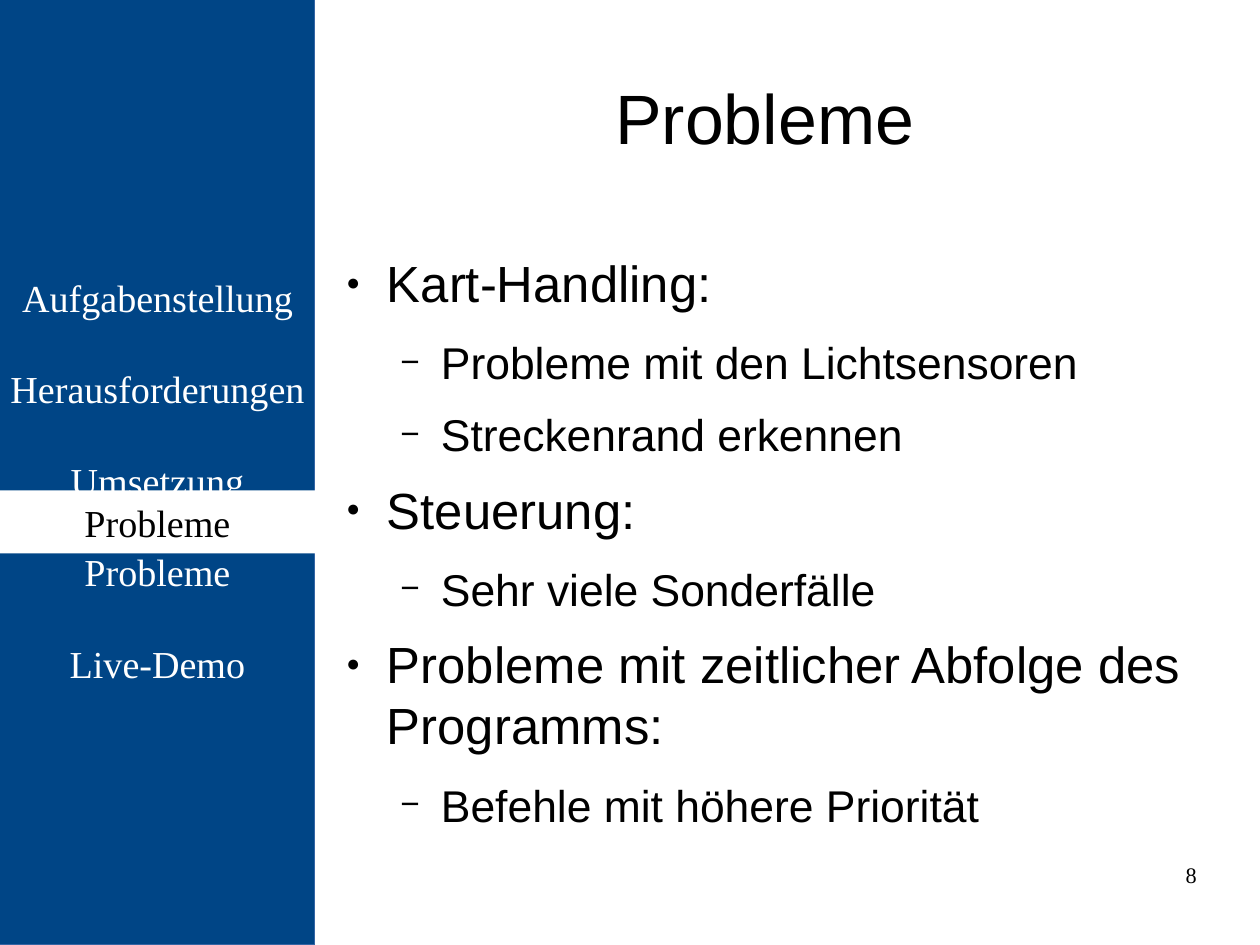
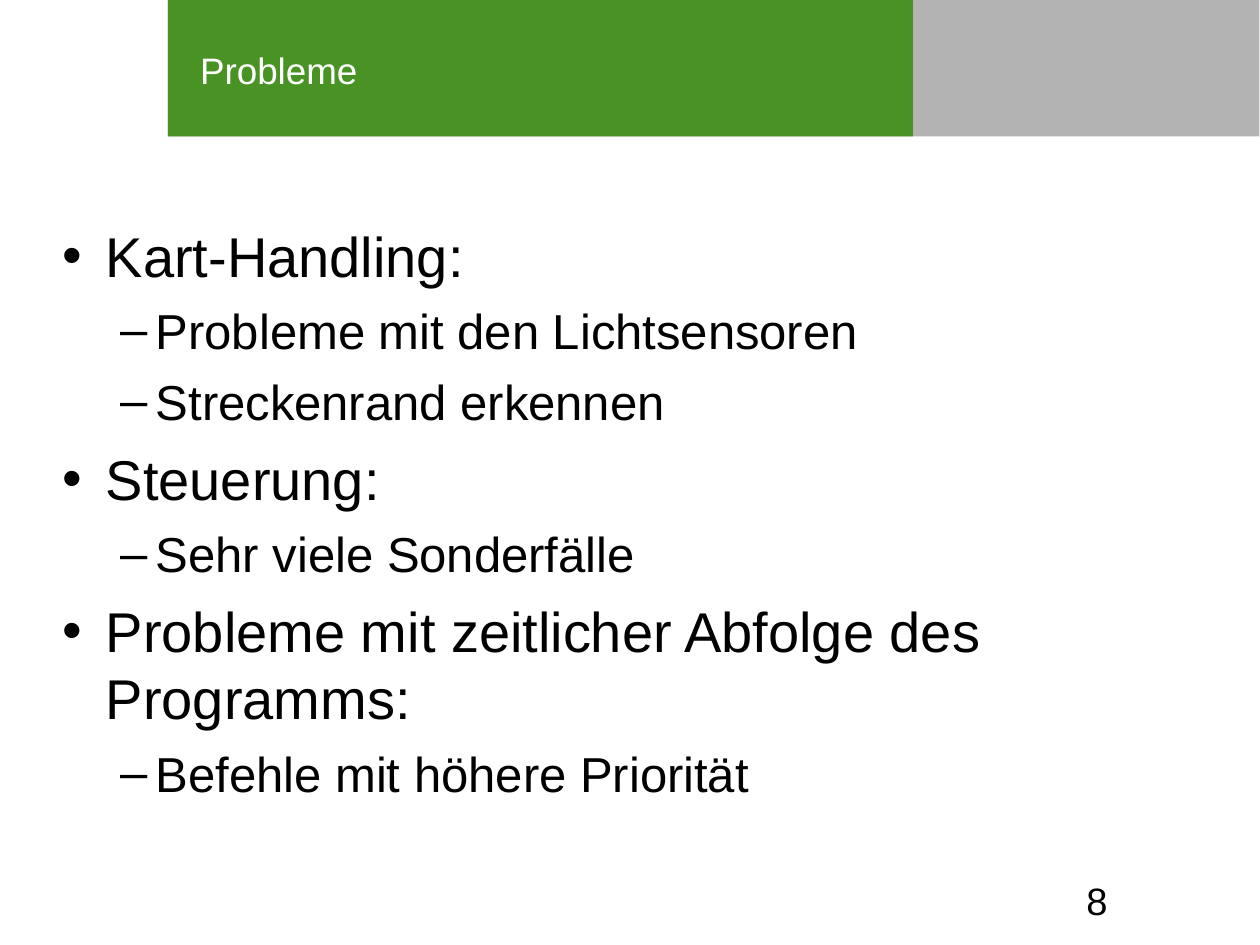
Before and after one commit to kapsl/embedded, a slide deck: slide 8 of Abschlusspräsentation/Abschlusspräsentation.odp. Drawn at 1260x945 pixels with LibreOffice and Linux fonts; fonts in the diff are those of the drawing; background and template pictures are left out. Boxes give left, top, right and bottom in pixels: in the first picture for what was removed or moved away, otherwise in the second. Text is boxed around its words. In the diff, an @@ line names an element or a change of style, - is before the commit and + after.

```diff
--- a/Abschlusspräsentation/Abschlusspräsentation.odp
+++ b/Abschlusspräsentation/Abschlusspräsentation.odp
@@ rectangle removed at (0, 0, 316, 945) @@
-Aufgabenstellung
-Herausforderungen
-Umsetzung
-Probleme
-Live-Demo
@@ rectangle added at (168, 0, 1260, 136), fill #B3B3B3 @@
@@ rectangle added at (168, 0, 914, 136), fill #489324 @@
@@ title "Probleme": place and size @@
-title "Probleme" at (615, 93, 914, 145)
+title "Probleme" at (200, 57, 357, 85)
@@ title "Probleme" at (200, 57, 357, 85): size 44 to 23.2 pt, text colour #000000 to #FFFFFF; alignment centre to left; vertical alignment middle to top @@
@@ text "Kart-Handling:": place and size @@
-text "Kart-Handling:" at (387, 346, 1180, 823)
+text "Kart-Handling:" at (106, 236, 980, 793)
@@ text "Kart-Handling:" at (106, 236, 980, 793): size 32 to 35.3 pt in "Kart-Handling:", "Steuerung:", "Probleme mit zeitlicher Abfolge des Programms:"; size 28 to 30.9 pt in "Probleme mit den Lichtsensoren", "Streckenrand erkennen", "Sehr viele Sonderfälle", "Befehle mit höhere Priorität"; bullet ● to •; less space between paragraphs; bullet − to – @@
@@ rectangle removed at (0, 491, 316, 553) @@
-Probleme
@@ page number: place and size @@
-page number at (1186, 868, 1197, 884)
+page number at (1086, 888, 1107, 916)
@@ page number at (1086, 888, 1107, 916): size 14 to 24 pt, font Times New Roman to Arial; alignment right to left @@
```
Also in this commit, not shown: 8 other slides changed.
